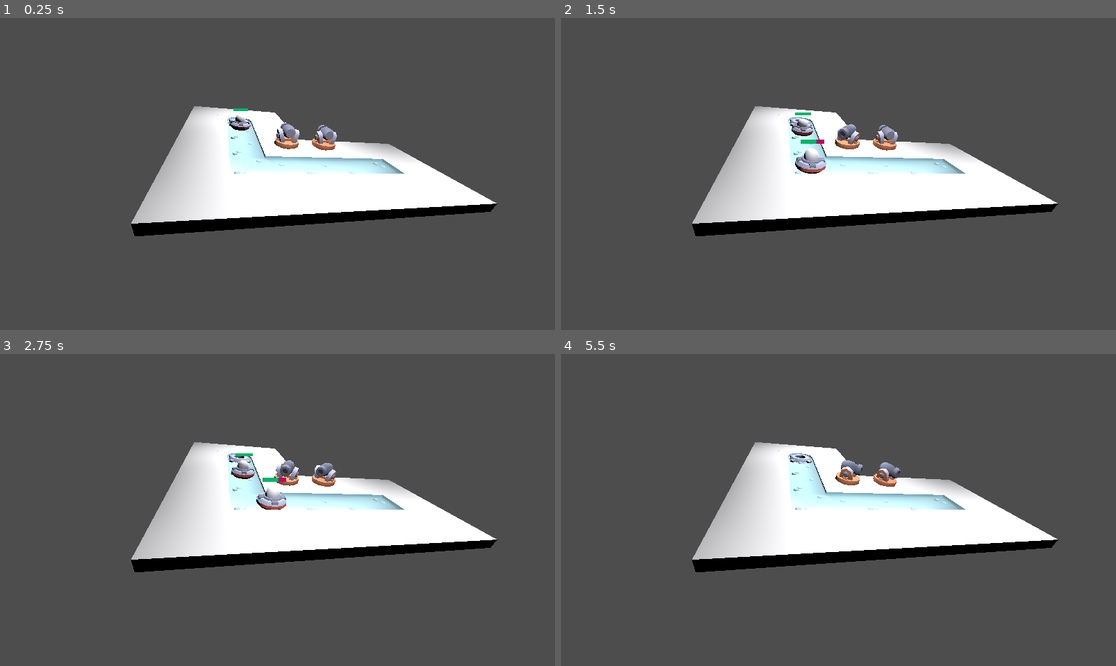
Above: before the commit, frames 1-4 (two rows, left to right).
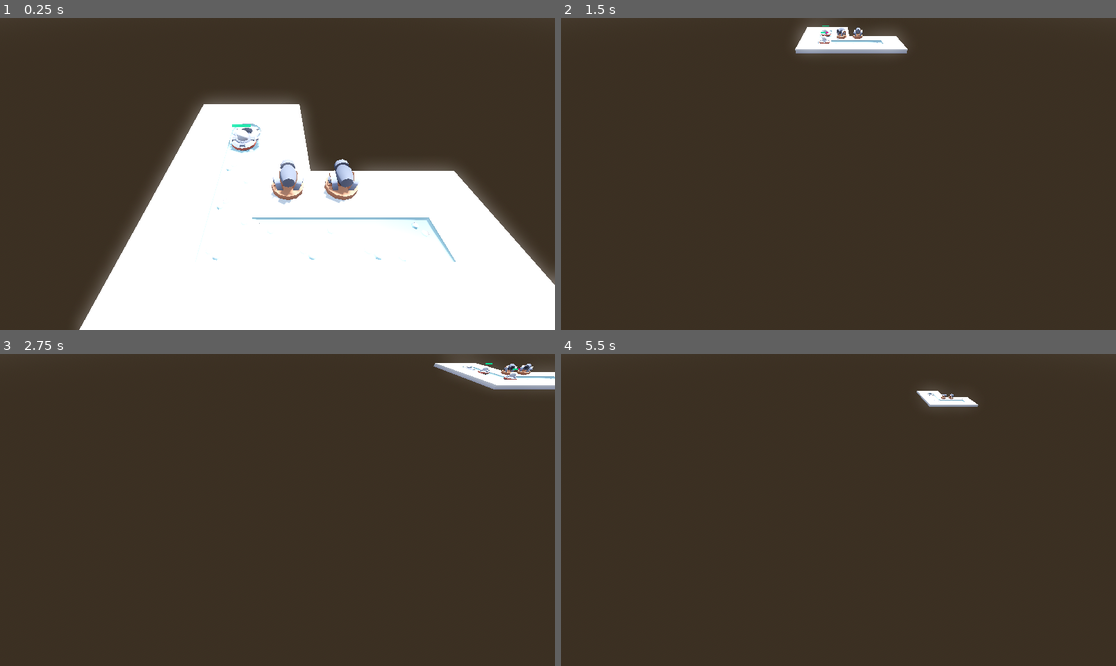
Above: after the commit, the same moments.

Repository: PatrikParkkonen/WinterTD
Game: Godot game, scene res://Scenes/world.tscn
Same seed, same stepped clock (60 frames per second), same inputs: the game is played once before the commit and once after it. The project has no main scene, so this scene is started directly.
Inputs (mouse positions are in pixels of both pictures, inside the frame that each line leads up to):
- Up to frame 1 (0.25 s): no input
- Up to frame 2 (1.5 s): move the mouse to (960, 158) at 0.52 s; hold Right (ui_right) 0.53-1.28 s; hold S (camera_backward, bound only after the commit) 0.53-1.28 s; tap W (camera_forward, bound only after the commit) at 0.8, 1.35 s; move the mouse to (727, 189) at 1.27 s; hold Down (ui_down) from 1.28 s (still down)
- Up to frame 3 (2.75 s): tap A (camera_left, bound only after the commit) at 1.55 s; move the mouse to (333, 441) at 2.02 s; release Down (ui_down) at 2.03 s; hold Right (ui_right) from 2.03 s (still down); hold A (camera_left, bound only after the commit) from 2.03 s (still down); tap D (camera_right, bound only after the commit) at 2.3 s
- Up to frame 4 (5.5 s): move the mouse to (810, 572) at 2.77 s; release Right (ui_right) at 2.78 s; release A (camera_left, bound only after the commit) at 2.78 s; hold Up (ui_up) 2.78-3.53 s; tap D (camera_right, bound only after the commit) at 2.85 s; tap Mouse wheel up (camera_zoom_in, bound only after the commit) at 3.05, 3.6 s; move the mouse to (1005, 556) at 3.52 s; hold Left (ui_left) 3.53-5.03 s; tap Mouse wheel down (camera_zoom_out, bound only after the com… at 3.8, 4.35 s; move the mouse to (672, 463) at 4.27 s; tap S (camera_backward, bound only after the commit) at 4.55 s; move the mouse to (866, 510) at 5.02 s; hold Down (ui_down) from 5.03 s (still down); hold S (camera_backward, bound only after the commit) from 5.03 s (still down); tap W (camera_forward, bound only after the commit) at 5.3 s

The runs differ from the first frame. In frame 1, 91% of the frame differs, in the area x 0-100%, y 0-100%; in frame 2, 100%; in frame 3, 100%; in frame 4, 100%.

Commit message:
basic camera movement

Diff:
--- a/Scenes/world.tscn
+++ b/Scenes/world.tscn
@@ -7,6 +7,20 @@
 [ext_resource type="PackedScene" uid="uid://ca0dd260x44cq" path="res://Tiles/snow_tile_end.tscn" id="4_uw27g"]
 [ext_resource type="PackedScene" uid="uid://chqstnuapwsmi" path="res://Tiles/snow_tile.tscn" id="5_5occx"]
 [ext_resource type="PackedScene" uid="uid://bajqf2josyx1u" path="res://Scenes/cannon.tscn" id="7_2na8f"]
+[ext_resource type="Script" path="res://Scripts/RTS_Camera.gd" id="8_t5gbw"]
+
+[sub_resource type="ProceduralSkyMaterial" id="ProceduralSkyMaterial_8iniy"]
+sky_horizon_color = Color(0.64625, 0.65575, 0.67075, 1)
+ground_horizon_color = Color(0.64625, 0.65575, 0.67075, 1)
+
+[sub_resource type="Sky" id="Sky_shovm"]
+sky_material = SubResource("ProceduralSkyMaterial_8iniy")
+
+[sub_resource type="Environment" id="Environment_k72qj"]
+background_mode = 2
+sky = SubResource("Sky_shovm")
+tonemap_mode = 2
+glow_enabled = true
 
 [sub_resource type="Curve3D" id="Curve3D_361m0"]
 _data = {
@@ -17,6 +31,13 @@
 
 [node name="World" type="Node3D"]
 script = ExtResource("1_vkrb0")
+
+[node name="WorldEnvironment" type="WorldEnvironment" parent="."]
+environment = SubResource("Environment_k72qj")
+
+[node name="DirectionalLight3D" type="DirectionalLight3D" parent="."]
+transform = Transform3D(-0.866023, -0.433016, 0.250001, 0, 0.499998, 0.866027, -0.500003, 0.749999, -0.43301, 3.64791, 3.953, 0)
+shadow_enabled = true
 
 [node name="Map" type="Node3D" parent="."]
 
@@ -106,9 +127,6 @@
 
 [node name="SpawnTimer" type="Timer" parent="."]
 
-[node name="Camera3D" type="Camera3D" parent="."]
-transform = Transform3D(0.965926, 0, -0.258819, 0.12941, 0.866025, 0.482963, 0.224144, -0.5, 0.836516, 0, 2, 6)
-
 [node name="Cannon" parent="." instance=ExtResource("7_2na8f")]
 transform = Transform3D(1, 0, 0, 0, 1, 0, 0, 0, 1, 1.5, 0.2, 1.5)
 
@@ -117,14 +135,27 @@
 
 [node name="OmniLight3D" type="OmniLight3D" parent="."]
 transform = Transform3D(1, 0, 0, 0, 1, 0, 0, 0, 1, 1.40018, 3, 0)
+visible = false
 light_energy = 5.0
 
 [node name="OmniLight3D2" type="OmniLight3D" parent="."]
 transform = Transform3D(1, 0, 0, 0, 1, 0, 0, 0, 1, 1.40018, 3, 4)
+visible = false
 light_energy = 5.0
 
 [node name="OmniLight3D3" type="OmniLight3D" parent="."]
 transform = Transform3D(1, 0, 0, 0, 1, 0, 0, 0, 1, 5.40018, 3, 4)
+visible = false
 light_energy = 5.0
 
+[node name="camera_base" type="Node3D" parent="."]
+transform = Transform3D(1, 0, 0, 0, 1, 0, 0, 0, 1, 1.286, 0, 4.3923)
+script = ExtResource("8_t5gbw")
+
+[node name="camera_socket" type="Node3D" parent="camera_base"]
+transform = Transform3D(1, 0, 0, 0, 0.707107, 0.707107, 0, -0.707107, 0.707107, 0.0236161, 0, -0.0186176)
+
+[node name="Camera3D" type="Camera3D" parent="camera_base/camera_socket"]
+transform = Transform3D(1, 0, 0, 0, 1, 0, 0, 0, 1, 0, 2.46555, 0)
+
 [connection signal="timeout" from="SpawnTimer" to="." method="_on_spawn_timer_timeout"]
--- /dev/null
+++ b/Scripts/RTS_Camera.gd
@@ -0,0 +1,58 @@
+extends Node3D
+
+# camera_move
+@export_range(0,100,1) var camera_move_speed:float = 20.0
+
+# camera_zoom
+var camera_zoom_direction:float = 0
+@export_range(0,100,1) var camera_zoom_speed = 40.0
+@export_range(0,100,1) var camera_zoom_min = 2.0
+@export_range(0,100,1) var camera_zoom_max = 10.0
+@export_range(0,2,0.1) var camera_zoom_speed_damp:float = 0.92
+
+# Flags
+var camera_can_process:bool = true
+var camera_can_move_base:bool = true
+var camera_can_zoom:bool = true
+
+# Nodes
+@onready var camera_socket:Node3D = $camera_socket
+@onready var camera:Camera3D = $camera_socket/Camera3D
+
+
+
+func _ready() -> void:
+	pass
+
+func _process(delta: float) -> void:
+	if !camera_can_process:return
+	camera_base_move(delta)
+	camera_zoom_update(delta)
+
+func _unhandled_input(event: InputEvent) -> void:
+	# Camera Zoom
+	if event.is_action("camera_zoom_in"):
+		camera_zoom_direction = -1
+	elif event.is_action("camera_zoom_out"):
+		camera_zoom_direction = 1
+
+
+# Moves the base of the camera using WASD
+func camera_base_move(delta:float) -> void:
+	if !camera_can_move_base:return
+	var velocity_direction:Vector3 = Vector3.ZERO
+
+	if Input.is_action_pressed("camera_forward"): velocity_direction -= transform.basis.z
+	if Input.is_action_pressed("camera_backward"): velocity_direction += transform.basis.z
+	if Input.is_action_pressed("camera_right"): velocity_direction += transform.basis.x
+	if Input.is_action_pressed("camera_left"): velocity_direction -= transform.basis.x
+
+	position += velocity_direction.normalized() * camera_move_speed * delta
+
+# Controls the camera zoom
+func camera_zoom_update(delta:float) -> void:
+	if !camera_can_zoom:return
+
+	var new_zoom:float = clamp(camera.position.z + camera_zoom_speed * camera_zoom_direction * delta, camera_zoom_min, camera_zoom_max)
+	camera.position.z = new_zoom
+	camera_zoom_direction *= camera_zoom_speed_damp
--- /dev/null
+++ b/Scripts/camera_3d.gd
@@ -0,0 +1,32 @@
+extends Camera3D
+
+@export var move_speed: float = 10.0
+@export var zoom_speed: float = 2.0
+@export var rotation_speed: float = 1.0
+
+var zoom_min: float = 5.0
+var zoom_max: float = 50.0
+
+func _process(delta):
+	# Move camera using WASD keys
+	var move_dir = Vector3.ZERO
+	if Input.is_action_pressed("ui_right"):  # D key
+		move_dir.x += 1
+	if Input.is_action_pressed("ui_left"):   # A key
+		move_dir.x -= 1
+	if Input.is_action_pressed("ui_down"):   # S key
+		move_dir.z += 1
+	if Input.is_action_pressed("ui_up"):     # W key
+		move_dir.z -= 1
+
+	translate(move_dir * move_speed * delta)
+
+	# Zoom using scroll wheel
+	var scroll = Input.get_axis("zoom_in", "zoom_out")  # Map "zoom_in" to Mouse Wheel Up, "zoom_out" to Mouse Wheel Down
+	if scroll:
+		position.y = clamp(position.y - scroll * zoom_speed, zoom_min, zoom_max)
+
+	# Rotate with right mouse button
+	if Input.is_action_pressed("rotate_camera"):
+		var mouse_delta = Input.get_last_mouse_velocity()
+		rotate_y(-mouse_delta.x * rotation_speed * delta)
--- a/project.godot
+++ b/project.godot
@@ -13,3 +13,36 @@
 config/name="Wintermaul"
 config/features=PackedStringArray("4.3", "Forward Plus")
 config/icon="res://icon.svg"
+
+[input]
+
+camera_forward={
+"deadzone": 0.5,
+"events": [Object(InputEventKey,"resource_local_to_scene":false,"resource_name":"","device":-1,"window_id":0,"alt_pressed":false,"shift_pressed":false,"ctrl_pressed":false,"meta_pressed":false,"pressed":false,"keycode":0,"physical_keycode":87,"key_label":0,"unicode":119,"location":0,"echo":false,"script":null)
+]
+}
+camera_backward={
+"deadzone": 0.5,
+"events": [Object(InputEventKey,"resource_local_to_scene":false,"resource_name":"","device":-1,"window_id":0,"alt_pressed":false,"shift_pressed":false,"ctrl_pressed":false,"meta_pressed":false,"pressed":false,"keycode":0,"physical_keycode":83,"key_label":0,"unicode":115,"location":0,"echo":false,"script":null)
+]
+}
+camera_right={
+"deadzone": 0.5,
+"events": [Object(InputEventKey,"resource_local_to_scene":false,"resource_name":"","device":-1,"window_id":0,"alt_pressed":false,"shift_pressed":false,"ctrl_pressed":false,"meta_pressed":false,"pressed":false,"keycode":0,"physical_keycode":68,"key_label":0,"unicode":100,"location":0,"echo":false,"script":null)
+]
+}
+camera_left={
+"deadzone": 0.5,
+"events": [Object(InputEventKey,"resource_local_to_scene":false,"resource_name":"","device":-1,"window_id":0,"alt_pressed":false,"shift_pressed":false,"ctrl_pressed":false,"meta_pressed":false,"pressed":false,"keycode":0,"physical_keycode":65,"key_label":0,"unicode":97,"location":0,"echo":false,"script":null)
+]
+}
+camera_zoom_in={
+"deadzone": 0.5,
+"events": [Object(InputEventMouseButton,"resource_local_to_scene":false,"resource_name":"","device":-1,"window_id":0,"alt_pressed":false,"shift_pressed":false,"ctrl_pressed":false,"meta_pressed":false,"button_mask":8,"position":Vector2(260, 12),"global_position":Vector2(269, 58),"factor":1.0,"button_index":4,"canceled":false,"pressed":true,"double_click":false,"script":null)
+]
+}
+camera_zoom_out={
+"deadzone": 0.5,
+"events": [Object(InputEventMouseButton,"resource_local_to_scene":false,"resource_name":"","device":-1,"window_id":0,"alt_pressed":false,"shift_pressed":false,"ctrl_pressed":false,"meta_pressed":false,"button_mask":16,"position":Vector2(120, 13),"global_position":Vector2(129, 59),"factor":1.0,"button_index":5,"canceled":false,"pressed":true,"double_click":false,"script":null)
+]
+}
Not shown: 1 places in Scenes/world.tscn that only renumber resources
